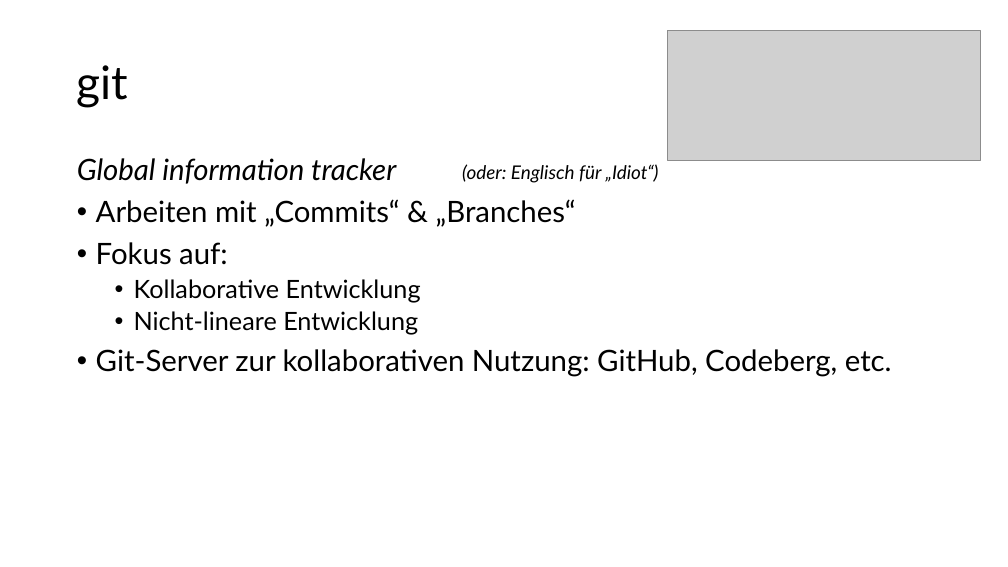
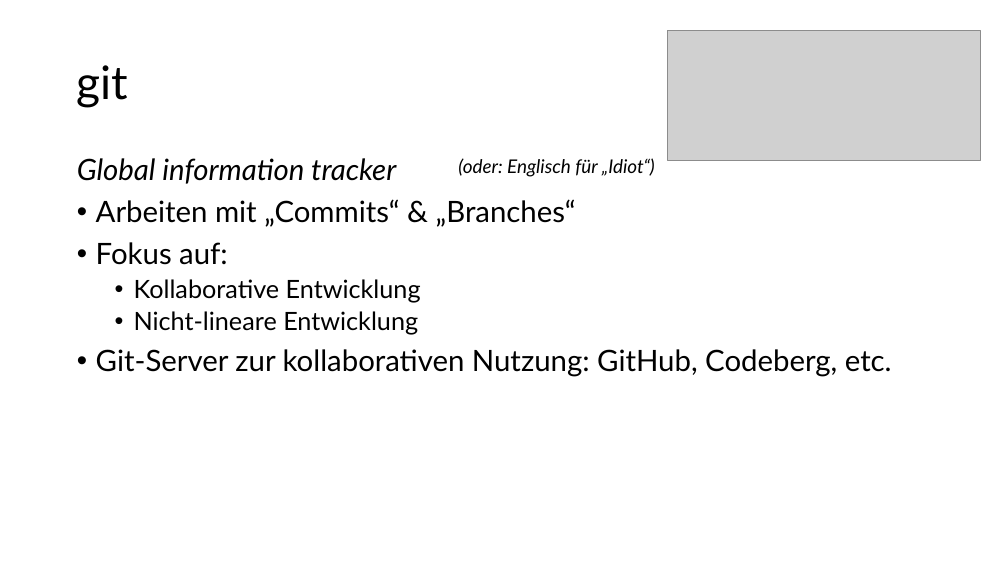
Before and after one commit to Mac-Lego-RMS/HoT_Meetup_2024, a slide deck: slide 22 of HoT-Meetup_2024_Pybricks.pptx (slide 25 before the commit). Drawn at 1008x567 pixels with LibreOffice and Linux fonts; fonts in the diff are those of the drawing; grey boxes stand for pictures. Boxes give left, top, right and bottom in pixels: in the first picture for what was removed or moved away, otherwise in the second. Text is boxed around its words. In the diff, an @@ line names an element or a change of style, - is before the commit and + after.

```diff
--- a/HoT-Meetup_2024_Pybricks.pptx
+++ b/HoT-Meetup_2024_Pybricks.pptx
@@ text "(oder: Englisch für „Idiot“)": place and size @@
-text "(oder: Englisch für „Idiot“)" at [462,164,659,183]
+text "(oder: Englisch für „Idiot“)" at [458,158,655,177]
```
Also in this commit, not shown: 5 other slides changed, 1 slide added, 3 slides removed.
